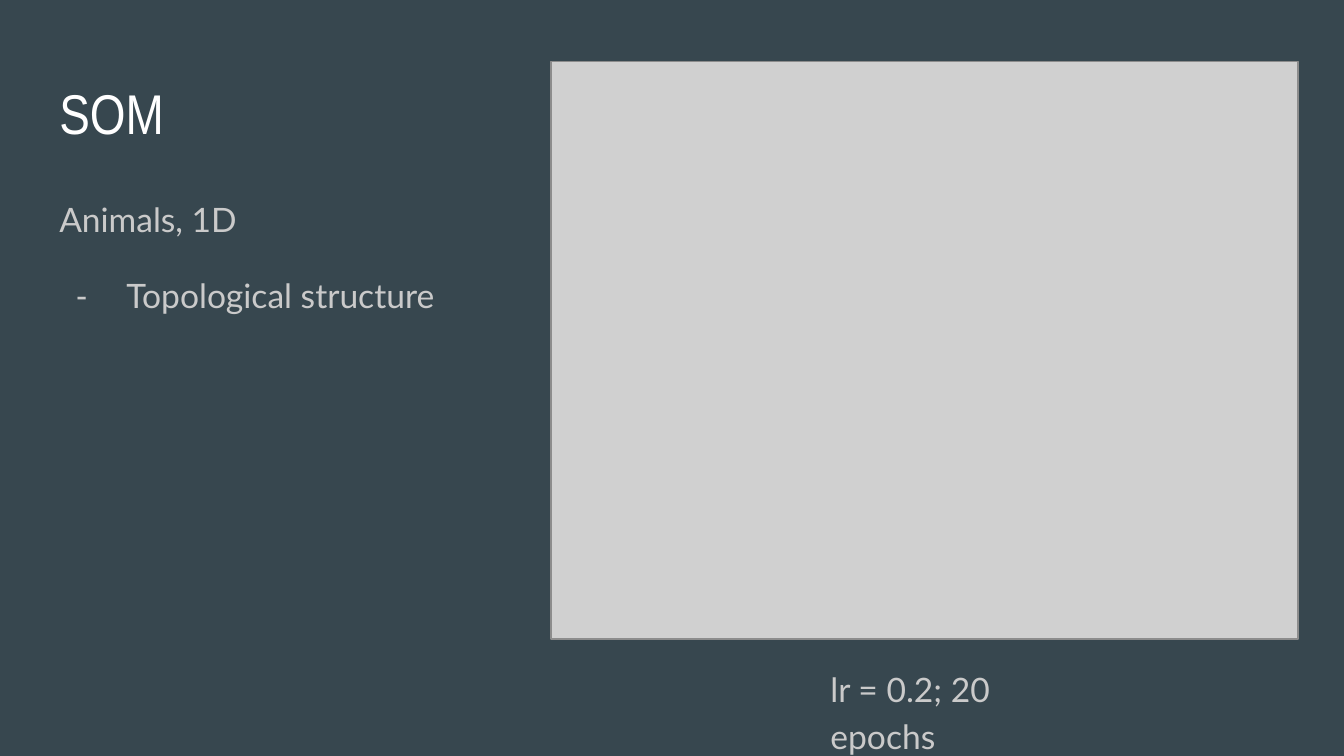
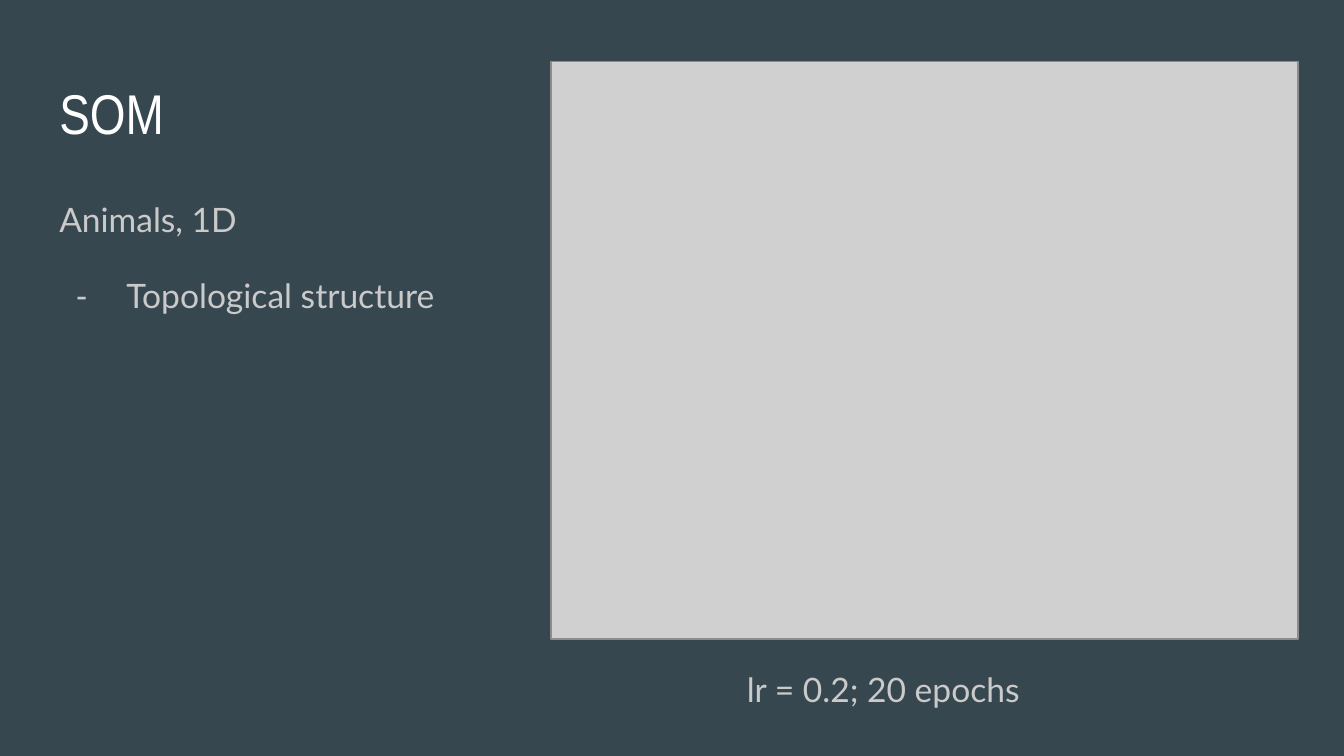
Before and after one commit to m43/kth-annda, a slide deck: slide 13 of lab2-slides.pptx. Drawn at 1344x756 pixels with LibreOffice and Linux fonts; fonts in the diff are those of the drawing; grey boxes stand for pictures. Boxes give left, top, right and bottom in pixels: in the first picture for what was removed or moved away, otherwise in the second. Text is boxed around its words. In the diff, an @@ line names an element or a change of style, - is before the commit and + after.

```diff
--- a/lab2-slides.pptx
+++ b/lab2-slides.pptx
@@ text "lr = 0.2; 20 epochs" rewrapped from (830, 677, 990, 755) to (747, 677, 1020, 708) @@
```
Also in this commit, not shown: 3 other slides changed, 26 other files.
